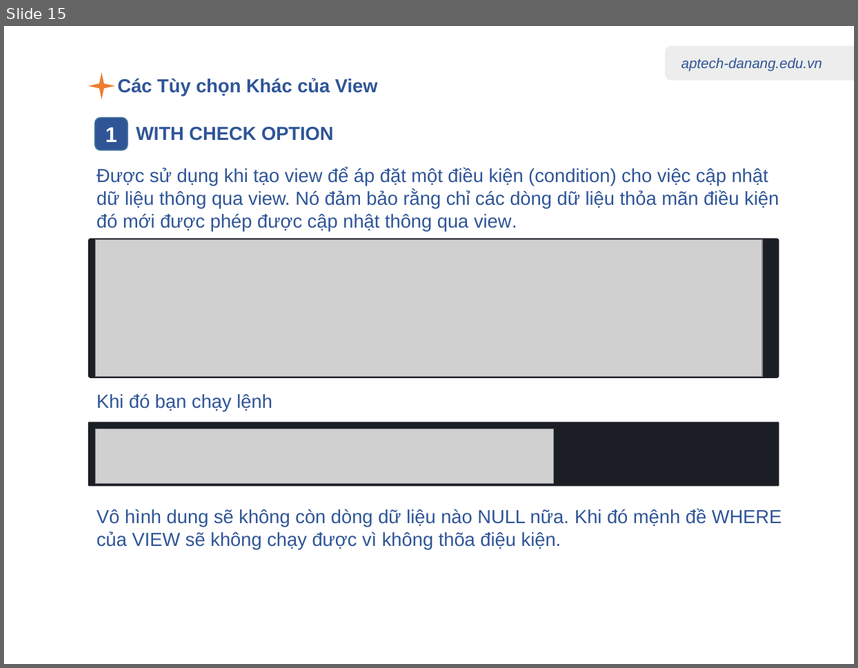
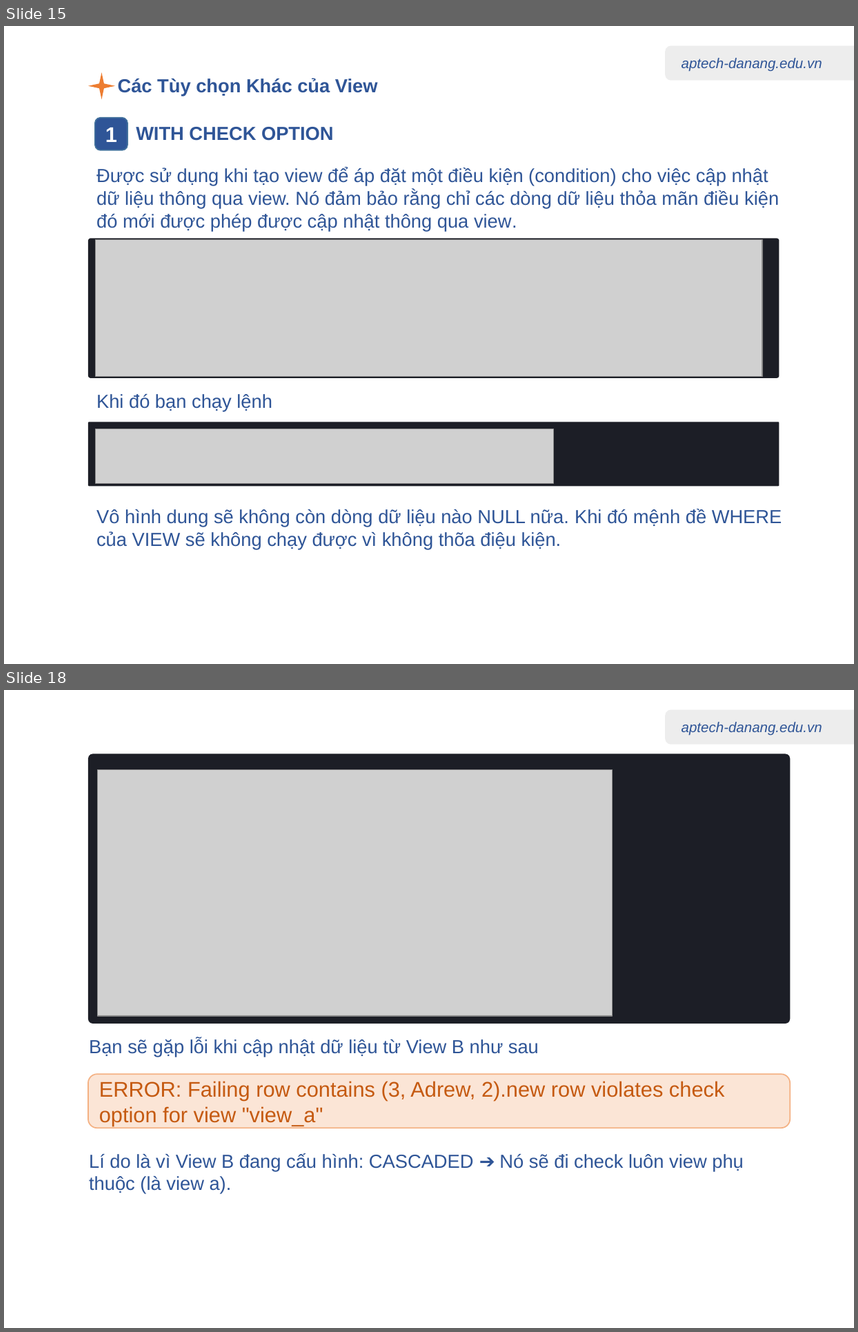
Before and after one commit to nhannn87dn/Learn-PostgreSQL, a slide deck: 01.Lessions/09-Stored-procedures-Triggers-Views/09-Stored-procedures-Triggers-Views.pptx. Shown one above the other, each under a label of ours: slide 15 before the commit, slides 15 and 18 after it; the slides between them are not shown. The pictures are 858x668 and 858x1332 pixels, drawn with LibreOffice and Linux fonts; fonts in the diff are those of the drawing; grey boxes stand for pictures. Boxes give left, top, right and bottom in pixels: in the first picture for what was removed or moved away, otherwise in the second. Text is boxed around its words. In the diff, an @@ line names an element or a change of style, - is before the commit and + after.

```diff
--- a/01.Lessions/09-Stored-procedures-Triggers-Views/09-Stored-procedures-Triggers-Views.pptx
+++ b/01.Lessions/09-Stored-procedures-Triggers-Views/09-Stored-procedures-Triggers-Views.pptx
@@ slide 18 added at [4, 690, 854, 1328], background #FFFFFF; not listed: 2 template elements that a slide beside it also shows @@
@@ rounded rectangle added at [88, 753, 791, 1023], fill #1C1E26 @@
@@ picture added at [98, 770, 612, 1016] @@
@@ text added at [89, 1038, 539, 1056], 16 pt, text #2F5597 @@
+Bạn sẽ gặp lỗi khi cập nhật dữ liệu từ View B như sau
@@ rounded rectangle added at [88, 1074, 791, 1127], fill #FBE5D6, outline #F4B183 1 pt, 18 pt, text #C55A11 @@
+ERROR: Failing row contains (3, Adrew, 2).new row violates check option for view "view_a"
@@ text added at [89, 1153, 744, 1194], 16 pt, text #2F5597 @@
+Lí do là vì View B đang cấu hình: CASCADED ➔ Nó sẽ đi check luôn view phụ thuộc (là view a).
```
Also in this commit, not shown: 2 slides changed, 2 other slides added, 6 other files.
